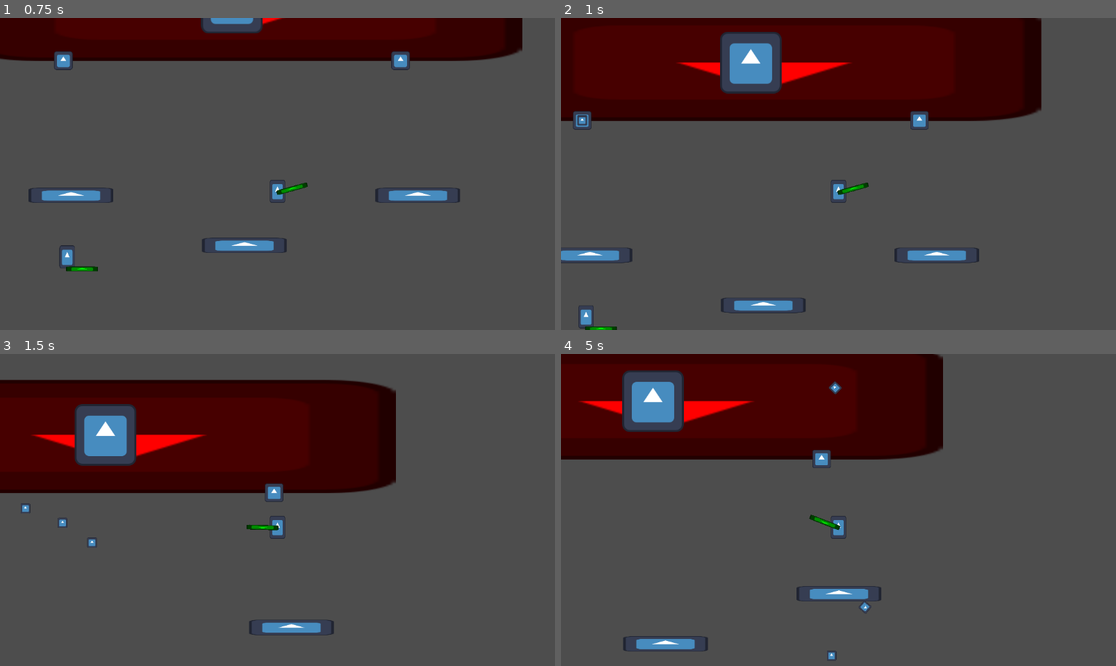
Above: before the commit, frames 1-4 (two rows, left to right).
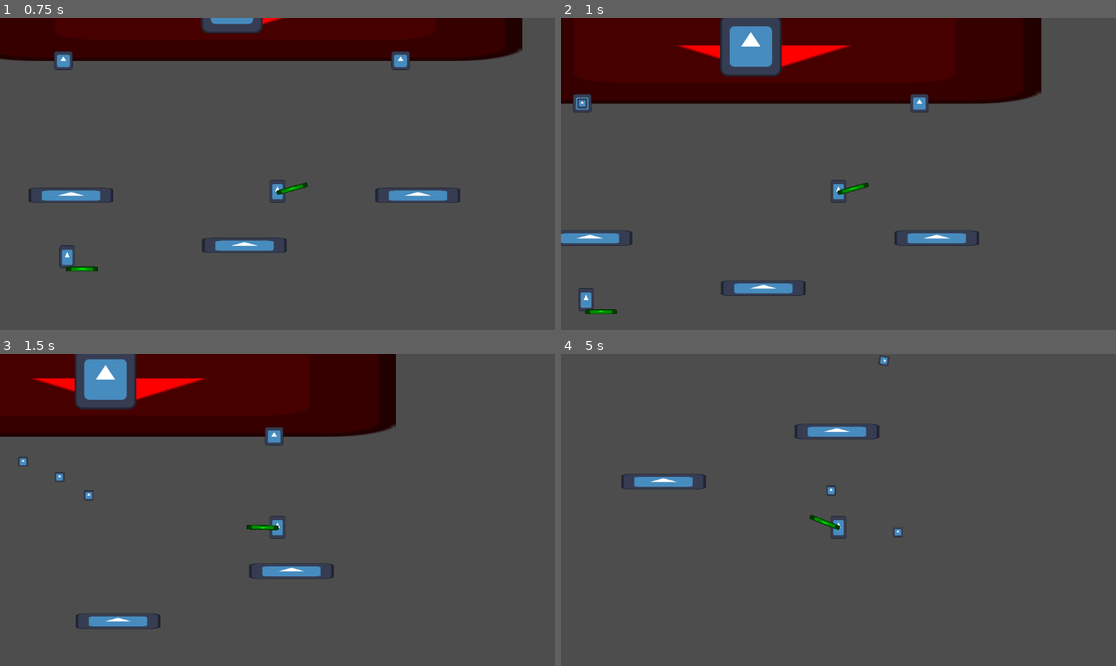
Above: after the commit, the same moments.

Repository: Cyberiada2025-2026/battle-of-pobliz
Game: Godot game, scene res://scenes/debug/battle_arena_graybox.tscn
Two runs of this game, one before a commit and one after it. Both use one fixed random seed, a clock stepped at 60 frames per second and the inputs below. The project has no main scene, so this scene is started directly. The engine's default icon, where the game draws it, is replaced by a stand-in: a white triangle on a blue panel in a dark square.
Inputs (mouse positions are in pixels of both pictures, inside the frame that each line leads up to):
- Up to frame 1 (0.75 s): move the mouse to (399, 158) at 0.52 s; hold D (move_right) from 0.53 s (still down); tap W (jump) at 0.6 s
- Up to frame 2 (1 s): keep holding D (move_right); tap W (jump) at 0.77 s
- Up to frame 3 (1.5 s): keep holding D (move_right); tap W (jump) at 1.07 s; move the mouse to (166, 525) at 1.27 s; right-click (166, 525) at 1.35 s
- Up to frame 4 (5 s): tap W (jump) at 1.52, 1.55, 1.82, 2.3, 2.85, 3.02, 3.32, 3.77, 3.8, 4.07, 4.52, 4.55, 4.82 s; move the mouse to (894, 441) at 2.02 s; release D (move_right) at 2.03 s; hold A (move_left) 2.03-2.78 s; click (894, 441) at 2.1 s; move the mouse to (810, 572) at 2.77 s; hold D (move_right) 2.78-4.28 s; move the mouse to (1005, 556) at 3.52 s; right-click (1005, 556) at 3.6 s; move the mouse to (672, 463) at 4.27 s; hold A (move_left) from 4.28 s (still down); click (672, 463) at 4.35 s

Frame 1 is identical in both runs. In frame 2, 11% of the frame differs, in the area x 0-87%, y 0-100%; in frame 3, 23%; in frame 4, 24%, in the area x 0-69%, y 0-99%.

Commit message:
fix: jump floor detection

Diff:
--- a/characters/bodies/movement_components/jump_component.gd
+++ b/characters/bodies/movement_components/jump_component.gd
@@ -2,15 +2,18 @@
 extends Node
 
 @export var jump_velocity: float = 300.0
-@export var max_jump_count: int = 1
+@export var max_extra_jump_count: int = 1
 
 var body: BodyController
-var _jump_count = 0
+var _extra_jump_count = 0
 
 func apply(_delta: float) -> void:
 	if body.is_on_floor():
-		_jump_count = 0
+		_extra_jump_count = 0
 
-	if Input.is_action_just_pressed("jump") and _jump_count < max_jump_count:
-		_jump_count += 1
-		body.velocity.y = -jump_velocity
+	if Input.is_action_just_pressed("jump"):
+		if _extra_jump_count < max_extra_jump_count:
+			_extra_jump_count += 1
+			body.velocity.y = -jump_velocity
+		elif body.is_on_floor():
+			body.velocity.y = -jump_velocity
